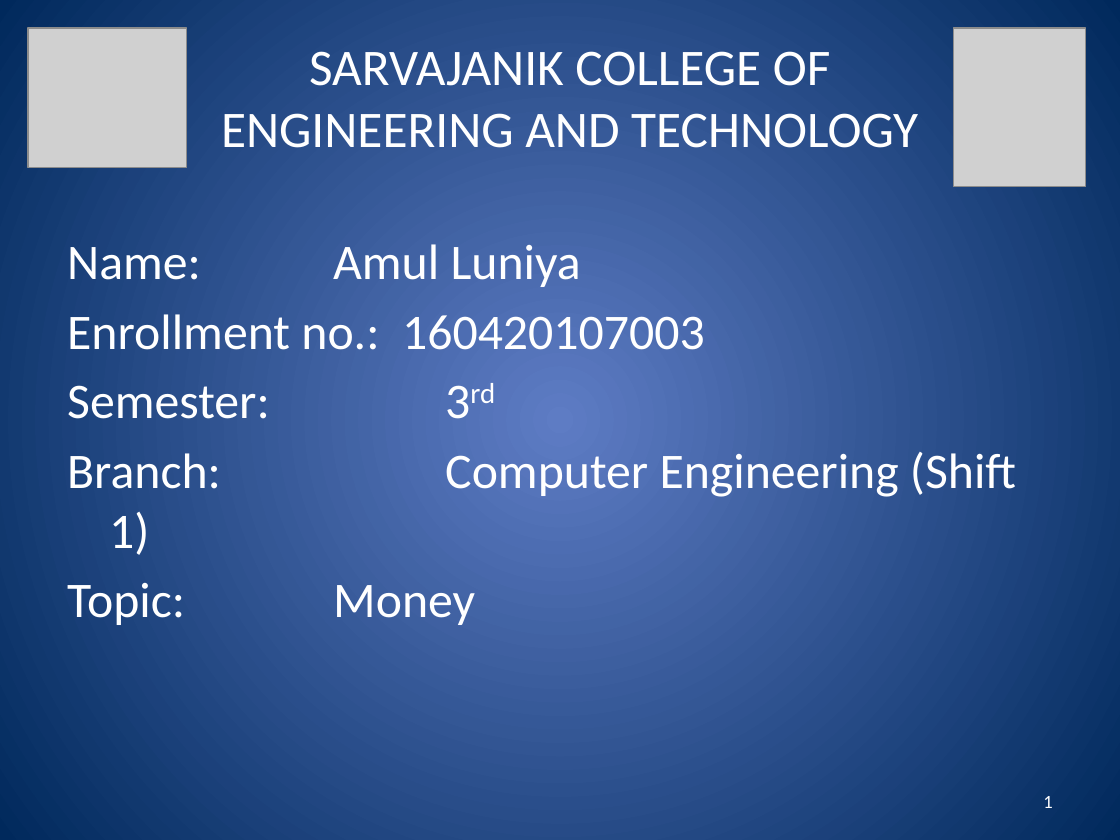
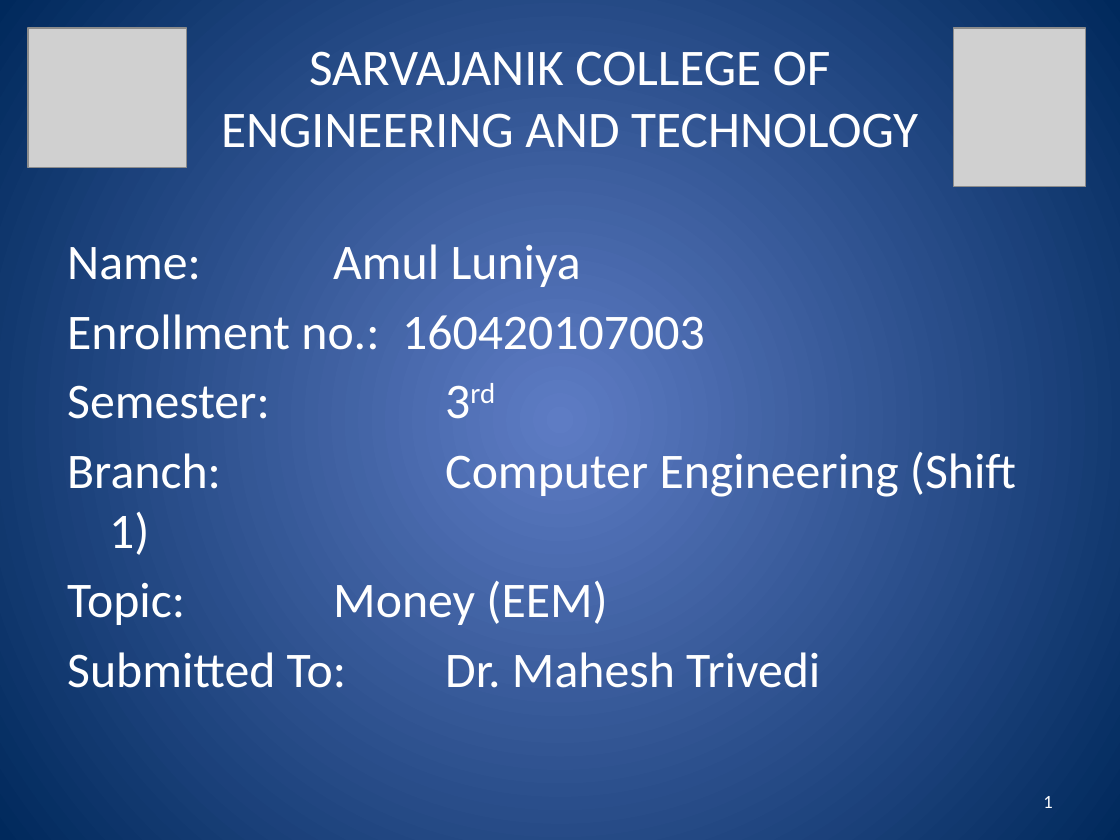
Before and after one commit to Amul01/Presentations, a slide deck: slide 1 of EEM-Money.pptx. Drawn at 1120x840 pixels with LibreOffice and Linux fonts; fonts in the diff are those of the drawing; grey boxes stand for pictures. Boxes give left, top, right and bottom in pixels: in the first picture for what was removed or moved away, otherwise in the second. Text is boxed around its words. In the diff, an @@ line names an element or a change of style, - is before the commit and + after.

```diff
--- a/EEM-Money.pptx
+++ b/EEM-Money.pptx
@@ text at box(67, 581, 820, 688): text changed @@
-Topic: Money
+Topic: Money (EEM)
+Submitted To: Dr. Mahesh Trivedi
```
Also in this commit, not shown: 9 other slides changed, 8 slides added.
